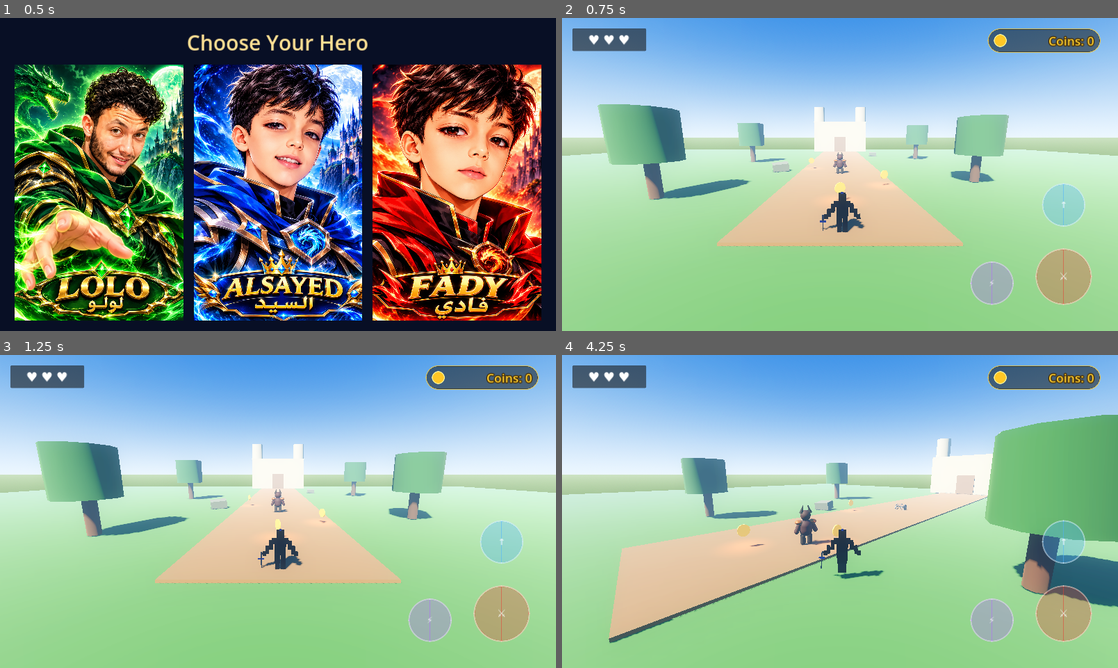
Above: before the commit, frames 1-4 (two rows, left to right).
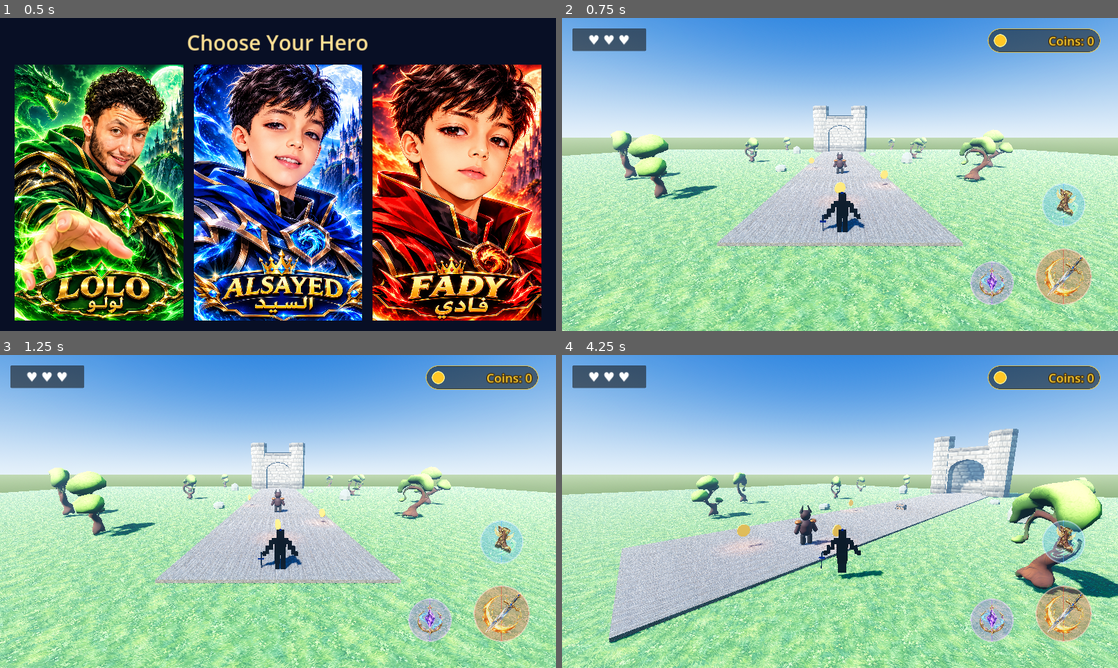
Above: after the commit, the same moments.

Repository: lolofadywaleed-hash/LostTreasureKingdom-Final
Game: Godot game, scene res://scenes/character_select.tscn
The game is run twice, just before and just after one commit, with the same random seed, the same clock (stepped at 60 frames per second) and the same inputs.
Inputs (mouse positions are in pixels of both pictures, inside the frame that each line leads up to):
- Up to frame 1 (0.5 s): no input
- Up to frame 2 (0.75 s): click (662, 193) at 0.5 s
- Up to frame 3 (1.25 s): no input
- Up to frame 4 (4.25 s): click (1062, 542) at 1.25 s; move the mouse to (962, 495) at 2.02 s; hold D (move_right) 2.03-2.75 s; tap Space (jump) at 2.1, 2.27, 2.57, 3.6 s; click (962, 495) at 2.17 s; drag from (728, 527) to (812, 574) at 2.77 s; move the mouse to (895, 442) at 3.52 s; hold D (move_right) from 3.53 s (still down); click (895, 442) at 3.67 s

Frame 1 is identical in both runs. In frame 2, 37% of the frame differs, in the area x 0-100%, y 27-100%; in frame 3, 37%; in frame 4, 44%, in the area x 0-100%, y 19-100%.

Commit message:
feat: add fantasy environment, mobile HUD and audio

Diff:
--- a/scenes/main.tscn
+++ b/scenes/main.tscn
@@ -9,6 +9,16 @@
 [ext_resource type="Script" path="res://scripts/player_health.gd" id="7_health"]
 [ext_resource type="Script" path="res://scripts/attack.gd" id="8_attack"]
 [ext_resource type="Script" path="res://scripts/enemy.gd" id="9_enemy"]
+[ext_resource type="Texture2D" path="res://assets/textures/forest_grass.png" id="10_grass"]
+[ext_resource type="Texture2D" path="res://assets/textures/ground-dirt-03/GroundDirt03_1K_BaseColor.png" id="11_dirt_base"]
+[ext_resource type="Texture2D" path="res://assets/textures/ground-dirt-03/GroundDirt03_1K_Normal.png" id="12_dirt_normal"]
+[ext_resource type="Texture2D" path="res://assets/textures/ground-dirt-03/GroundDirt03_1K_Roughness.png" id="13_dirt_roughness"]
+[ext_resource type="Script" path="res://scripts/environment_visuals.gd" id="14_environment_visuals"]
+[ext_resource type="Script" path="res://scripts/audio_manager.gd" id="15_audio_manager"]
+[ext_resource type="AudioStream" path="res://assets/audio/fantasy_adventure_bgm.mp3" id="16_bgm"]
+[ext_resource type="AudioStream" path="res://assets/audio/sword_hit.mp3" id="17_attack_sfx"]
+[ext_resource type="AudioStream" path="res://assets/audio/coin_pickup.mp3" id="18_coin_sfx"]
+[ext_resource type="AudioStream" path="res://assets/audio/arcane_skill.mp3" id="19_skill_sfx"]
 
 [sub_resource type="ProceduralSkyMaterial" id="ProceduralSkyMaterial"]
 sky_top_color = Color(0.11, 0.34, 0.68, 1)
@@ -26,23 +36,29 @@
 sky = SubResource("Sky")
 ambient_light_source = 3
 ambient_light_color = Color(0.78, 0.84, 0.96, 1)
-ambient_light_energy = 0.85
+ambient_light_energy = 0.95
 tonemap_mode = 3
 glow_enabled = true
-glow_intensity = 0.8
-glow_bloom = 0.2
+glow_intensity = 0.62
+glow_bloom = 0.12
 fog_enabled = true
 fog_light_color = Color(0.48, 0.62, 0.78, 1)
-fog_density = 0.01
+fog_density = 0.006
 ssao_enabled = false
 
 [sub_resource type="StandardMaterial3D" id="GrassMaterial"]
-albedo_color = Color(0.18, 0.43, 0.16, 1)
+albedo_texture = ExtResource("10_grass")
+roughness = 0.96
+uv1_scale = Vector3(16, 16, 1)
+
+[sub_resource type="StandardMaterial3D" id="PathMaterial"]
+albedo_texture = ExtResource("11_dirt_base")
+roughness_texture = ExtResource("13_dirt_roughness")
+normal_enabled = true
+normal_scale = 0.38
+normal_texture = ExtResource("12_dirt_normal")
 roughness = 1.0
-
-[sub_resource type="StandardMaterial3D" id="PathMaterial"]
-albedo_color = Color(0.48, 0.34, 0.2, 1)
-roughness = 1.0
+uv1_scale = Vector3(2, 16, 1)
 
 [sub_resource type="StandardMaterial3D" id="CastleMaterial"]
 albedo_color = Color(0.68, 0.65, 0.57, 1)
@@ -86,13 +102,13 @@
 
 [node name="DirectionalLight3D" type="DirectionalLight3D" parent="."]
 rotation = Vector3(-0.82, -0.48, 0)
-light_color = Color(1.0, 0.78, 0.48, 1)
-light_energy = 1.45
+light_color = Color(1.0, 0.86, 0.68, 1)
+light_energy = 1.25
 shadow_enabled = true
-directional_shadow_max_distance = 60.0
+directional_shadow_max_distance = 55.0
 directional_shadow_mode = 2
-light_angular_distance = 1.5
-shadow_blur = 1.2
+light_angular_distance = 2.4
+shadow_blur = 1.5
 
 [node name="GrassFloor" type="CSGBox3D" parent="."]
 position = Vector3(0, -0.55, 0)
@@ -109,11 +125,13 @@
 position = Vector3(0, 0, -39)
 
 [node name="CastleKeep" type="CSGBox3D" parent="Castle"]
+visible = false
 position = Vector3(0, 4, 0)
 size = Vector3(14, 8, 5)
 material = SubResource("CastleMaterial")
 
 [node name="WestTower" type="CSGCylinder3D" parent="Castle"]
+visible = false
 position = Vector3(-5.7, 6, 0)
 radius = 1.45
 height = 12
@@ -121,6 +139,7 @@
 material = SubResource("CastleMaterial")
 
 [node name="EastTower" type="CSGCylinder3D" parent="Castle"]
+visible = false
 position = Vector3(5.7, 6, 0)
 radius = 1.45
 height = 12
@@ -128,6 +147,7 @@
 material = SubResource("CastleMaterial")
 
 [node name="Gate" type="CSGBox3D" parent="Castle"]
+visible = false
 position = Vector3(0, 2, 2.58)
 size = Vector3(3.2, 4, 0.22)
 material = SubResource("PathMaterial")
@@ -138,6 +158,9 @@
 position = Vector3(0, 6, 0)
 shape = SubResource("CastleShape")
 
+[node name="EnvironmentVisuals" type="Node3D" parent="."]
+script = ExtResource("14_environment_visuals")
+
 [node name="Boundary" type="Node3D" parent="."]
 
 [node name="WallNorth" type="StaticBody3D" parent="Boundary"]
@@ -199,16 +222,37 @@
 
 [node name="MobileHUD" parent="." instance=ExtResource("2_hud")]
 
+[node name="AudioManager" type="Node" parent="."]
+script = ExtResource("15_audio_manager")
+
+[node name="Music" type="AudioStreamPlayer" parent="AudioManager"]
+stream = ExtResource("16_bgm")
+volume_db = -16.0
+
+[node name="AttackSFX" type="AudioStreamPlayer" parent="AudioManager"]
+stream = ExtResource("17_attack_sfx")
+volume_db = -5.0
+
+[node name="CoinSFX" type="AudioStreamPlayer" parent="AudioManager"]
+stream = ExtResource("18_coin_sfx")
+volume_db = -2.0
+
+[node name="SkillSFX" type="AudioStreamPlayer" parent="AudioManager"]
+stream = ExtResource("19_skill_sfx")
+volume_db = -8.0
+
 [node name="TreeWestNear" type="Node3D" parent="."]
 position = Vector3(-12, 0, 7)
 
 [node name="Trunk" type="CSGCylinder3D" parent="TreeWestNear"]
+visible = false
 position = Vector3(0, 1.6, 0)
 radius = 0.38
 height = 3.2
 material = SubResource("TrunkMaterial")
 
 [node name="Crown" type="CSGCylinder3D" parent="TreeWestNear"]
+visible = false
 position = Vector3(0, 4, 0)
 radius = 1.8
 height = 3.2
@@ -219,12 +263,14 @@
 position = Vector3(12, 0, 2)
 
 [node name="Trunk" type="CSGCylinder3D" parent="TreeEastNear"]
+visible = false
 position = Vector3(0, 1.6, 0)
 radius = 0.38
 height = 3.2
 material = SubResource("TrunkMaterial")
 
 [node name="Crown" type="CSGCylinder3D" parent="TreeEastNear"]
+visible = false
 position = Vector3(0, 4, 0)
 radius = 1.8
 height = 3.2
@@ -235,12 +281,14 @@
 position = Vector3(-14, 0, -13)
 
 [node name="Trunk" type="CSGCylinder3D" parent="TreeWestFar"]
+visible = false
 position = Vector3(0, 1.7, 0)
 radius = 0.4
 height = 3.4
 material = SubResource("TrunkMaterial")
 
 [node name="Crown" type="CSGCylinder3D" parent="TreeWestFar"]
+visible = false
 position = Vector3(0, 4.3, 0)
 radius = 1.9
 height = 3.4
@@ -251,12 +299,14 @@
 position = Vector3(14, 0, -18)
 
 [node name="Trunk" type="CSGCylinder3D" parent="TreeEastFar"]
+visible = false
 position = Vector3(0, 1.7, 0)
 radius = 0.4
 height = 3.4
 material = SubResource("TrunkMaterial")
 
 [node name="Crown" type="CSGCylinder3D" parent="TreeEastFar"]
+visible = false
 position = Vector3(0, 4.3, 0)
 radius = 1.9
 height = 3.4
@@ -264,12 +314,14 @@
 material = SubResource("LeafMaterial")
 
 [node name="RockWest" type="CSGBox3D" parent="."]
+visible = false
 position = Vector3(-7, 0.45, -4)
 rotation = Vector3(0.1, 0.35, 0.08)
 size = Vector3(1.8, 0.9, 1.35)
 material = SubResource("StoneMaterial")
 
 [node name="RockEast" type="CSGBox3D" parent="."]
+visible = false
 position = Vector3(7, 0.35, -24)
 rotation = Vector3(0.08, -0.2, -0.06)
 size = Vector3(1.5, 0.7, 1.2)
@@ -314,3 +366,6 @@
 
 [connection signal="coins_changed" from="Player" to="MobileHUD" method="update_coins"]
 [connection signal="jump_pressed" from="MobileHUD" to="Player" method="_on_jump_button_pressed"]
+[connection signal="attacked" from="Player" to="AudioManager" method="play_attack"]
+[connection signal="skill_used" from="Player" to="AudioManager" method="play_skill"]
+[connection signal="coins_changed" from="Player" to="AudioManager" method="on_coins_changed"]
--- a/scenes/mobile_hud.tscn
+++ b/scenes/mobile_hud.tscn
@@ -1,6 +1,9 @@
-[gd_scene load_steps=9 format=3]
+[gd_scene load_steps=12 format=3]
 
 [ext_resource type="Script" path="res://scripts/mobile_hud.gd" id="1_hud"]
+[ext_resource type="Texture2D" path="res://assets/ui/attack_icon.png" id="2_attack_icon"]
+[ext_resource type="Texture2D" path="res://assets/ui/jump_icon.png" id="3_jump_icon"]
+[ext_resource type="Texture2D" path="res://assets/ui/skill_icon.png" id="4_skill_icon"]
 
 [sub_resource type="StyleBoxFlat" id="BaseStyle"]
 bg_color = Color(1, 1, 1, 0.12)
@@ -180,6 +183,7 @@
 theme_override_styles/panel = SubResource("AttackStyle")
 
 [node name="Label" type="Label" parent="Root/AttackButton"]
+visible = false
 layout_mode = 1
 anchors_preset = 15
 anchor_right = 1.0
@@ -188,9 +192,25 @@
 grow_vertical = 2
 mouse_filter = 2
 theme_override_font_sizes/font_size = 24
-text = "⚔"
+text = ""
 horizontal_alignment = 1
 vertical_alignment = 1
+
+[node name="Icon" type="TextureRect" parent="Root/AttackButton"]
+layout_mode = 1
+anchors_preset = 15
+anchor_right = 1.0
+anchor_bottom = 1.0
+offset_left = 16.0
+offset_top = 16.0
+offset_right = -16.0
+offset_bottom = -16.0
+grow_horizontal = 2
+grow_vertical = 2
+mouse_filter = 2
+texture = ExtResource("2_attack_icon")
+expand_mode = 1
+stretch_mode = 5
 
 [node name="JumpButton" type="Button" parent="Root"]
 layout_mode = 1
@@ -213,6 +233,7 @@
 theme_override_styles/disabled = SubResource("JumpStyle")
 
 [node name="Label" type="Label" parent="Root/JumpButton"]
+visible = false
 layout_mode = 1
 anchors_preset = 15
 anchor_right = 1.0
@@ -221,9 +242,25 @@
 grow_vertical = 2
 mouse_filter = 2
 theme_override_font_sizes/font_size = 20
-text = "↑"
+text = ""
 horizontal_alignment = 1
 vertical_alignment = 1
+
+[node name="Icon" type="TextureRect" parent="Root/JumpButton"]
+layout_mode = 1
+anchors_preset = 15
+anchor_right = 1.0
+anchor_bottom = 1.0
+offset_left = 12.0
+offset_top = 12.0
+offset_right = -12.0
+offset_bottom = -12.0
+grow_horizontal = 2
+grow_vertical = 2
+mouse_filter = 2
+texture = ExtResource("3_jump_icon")
+expand_mode = 1
+stretch_mode = 5
 
 [node name="SkillButton" type="Panel" parent="Root"]
 layout_mode = 1
@@ -242,6 +279,7 @@
 theme_override_styles/panel = SubResource("SkillStyle")
 
 [node name="Label" type="Label" parent="Root/SkillButton"]
+visible = false
 layout_mode = 1
 anchors_preset = 15
 anchor_right = 1.0
@@ -250,8 +288,24 @@
 grow_vertical = 2
 mouse_filter = 2
 theme_override_font_sizes/font_size = 20
-text = "⚡"
+text = ""
 horizontal_alignment = 1
 vertical_alignment = 1
 
+[node name="Icon" type="TextureRect" parent="Root/SkillButton"]
+layout_mode = 1
+anchors_preset = 15
+anchor_right = 1.0
+anchor_bottom = 1.0
+offset_left = 12.0
+offset_top = 12.0
+offset_right = -12.0
+offset_bottom = -12.0
+grow_horizontal = 2
+grow_vertical = 2
+mouse_filter = 2
+texture = ExtResource("4_skill_icon")
+expand_mode = 1
+stretch_mode = 5
+
 [connection signal="pressed" from="Root/JumpButton" to="." method="_on_jump_button_pressed"]
--- /dev/null
+++ b/scripts/audio_manager.gd
@@ -0,0 +1,31 @@
+extends Node
+
+@onready var music_player: AudioStreamPlayer = $Music
+@onready var attack_player: AudioStreamPlayer = $AttackSFX
+@onready var coin_player: AudioStreamPlayer = $CoinSFX
+@onready var skill_player: AudioStreamPlayer = $SkillSFX
+
+
+func _ready() -> void:
+	if music_player.stream is AudioStreamMP3:
+		(music_player.stream as AudioStreamMP3).loop = true
+	music_player.play()
+
+
+func play_attack() -> void:
+	_play_one_shot(attack_player)
+
+
+func play_skill() -> void:
+	_play_one_shot(skill_player)
+
+
+func on_coins_changed(_total: int) -> void:
+	_play_one_shot(coin_player)
+
+
+func _play_one_shot(player: AudioStreamPlayer) -> void:
+	if player == null or player.stream == null:
+		return
+	player.stop()
+	player.play()
--- /dev/null
+++ b/scripts/environment_visuals.gd
@@ -0,0 +1,202 @@
+extends Node3D
+
+const TREE_MODEL_PATHS := [
+	"res://assets/models/opengameart-stylized-trees/tree-normal-1.obj",
+	"res://assets/models/opengameart-stylized-trees/tree-normal-2.obj",
+	"res://assets/models/opengameart-stylized-trees/tree-normal-3.obj",
+	"res://assets/models/opengameart-stylized-trees/tree-normal-4.obj",
+]
+const TREE_TEXTURE_PATHS := [
+	"res://assets/models/opengameart-stylized-trees/tree-normal-1.png",
+	"res://assets/models/opengameart-stylized-trees/tree-normal-2.png",
+	"res://assets/models/opengameart-stylized-trees/tree-normal-3.png",
+	"res://assets/models/opengameart-stylized-trees/tree-normal-4.png",
+]
+const CASTLE_TOWER_PATH := "res://assets/models/kenney-retro-fantasy-kit/Models/OBJ format/tower.obj"
+const CASTLE_GATE_PATH := "res://assets/models/kenney-retro-fantasy-kit/Models/OBJ format/wall-fortified-gate.obj"
+const CASTLE_WALL_PATH := "res://assets/models/kenney-retro-fantasy-kit/Models/OBJ format/wall-fortified.obj"
+const ROCK_PACK_PATHS := [
+	"res://assets/models/lokit-elf-village/Elf_Village_Free/FBX/Environment/Rock_01.fbx",
+	"res://assets/models/lokit-elf-village/Elf_Village_Free/FBX/Environment/Boulder_01.fbx",
+]
+
+const TREE_LAYOUT := [
+	{"name": "TreeWestNear", "model": 0, "position": Vector3(-12.0, 0.0, 7.0), "scale": 1.8},
+	{"name": "TreeEastNear", "model": 1, "position": Vector3(12.0, 0.0, 2.0), "scale": 2.0},
+	{"name": "TreeWestFar", "model": 2, "position": Vector3(-14.0, 0.0, -13.0), "scale": 2.1},
+	{"name": "TreeEastFar", "model": 3, "position": Vector3(14.0, 0.0, -18.0), "scale": 2.0},
+	{"name": "TreeWestOuter", "model": 1, "position": Vector3(-20.0, 0.0, 1.0), "scale": 2.25},
+	{"name": "TreeEastOuter", "model": 0, "position": Vector3(20.0, 0.0, -7.0), "scale": 2.15},
+	{"name": "TreeWestRidge", "model": 3, "position": Vector3(-20.0, 0.0, -27.0), "scale": 1.95},
+	{"name": "TreeEastRidge", "model": 2, "position": Vector3(20.0, 0.0, -31.0), "scale": 2.15},
+	{"name": "TreeWestCastle", "model": 0, "position": Vector3(-16.0, 0.0, -42.0), "scale": 1.8},
+	{"name": "TreeEastCastle", "model": 1, "position": Vector3(16.0, 0.0, -44.0), "scale": 1.85},
+]
+
+const ROCK_LAYOUT := [
+	{"name": "RockWest", "model": 0, "position": Vector3(-7.0, 0.0, -4.0), "scale": 2.8},
+	{"name": "RockEast", "model": 0, "position": Vector3(7.0, 0.0, -24.0), "scale": 2.7},
+	{"name": "BoulderWest", "model": 1, "position": Vector3(-10.5, 0.0, -30.0), "scale": 0.9},
+	{"name": "BoulderEast", "model": 1, "position": Vector3(10.5, 0.0, -12.0), "scale": 0.82},
+]
+
+
+func _ready() -> void:
+	_build_castle()
+	_build_trees()
+	_build_rocks()
+
+
+func _build_castle() -> void:
+	var castle := get_parent().get_node_or_null("Castle") as Node3D
+	if castle == null:
+		push_error("EnvironmentVisuals could not find the Castle node.")
+		return
+
+	var tower := load(CASTLE_TOWER_PATH) as Mesh
+	var gate := load(CASTLE_GATE_PATH) as Mesh
+	var wall := load(CASTLE_WALL_PATH) as Mesh
+	if tower == null or gate == null or wall == null:
+		push_error("A licensed Kenney castle mesh failed to load.")
+		return
+
+	_add_castle_mesh(castle, "Gatehouse", gate, Vector3(0.0, 0.0, 1.6), Vector3(13.0, 9.5, 3.2))
+	_add_castle_mesh(castle, "RearWall", wall, Vector3(0.0, 0.0, -2.2), Vector3(13.0, 9.5, 2.4))
+	_add_castle_mesh(castle, "WestWall", wall, Vector3(-5.4, 0.0, -0.2), Vector3(4.0, 9.5, 2.4), PI * 0.5)
+	_add_castle_mesh(castle, "EastWall", wall, Vector3(5.4, 0.0, -0.2), Vector3(4.0, 9.5, 2.4), PI * 0.5)
+	_add_castle_mesh(castle, "WestTowerVisual", tower, Vector3(-5.1, 0.0, 1.8), Vector3(4.3, 12.0, 4.3))
+	_add_castle_mesh(castle, "EastTowerVisual", tower, Vector3(5.1, 0.0, 1.8), Vector3(4.3, 12.0, 4.3))
+	_add_castle_mesh(castle, "WestRearTowerVisual", tower, Vector3(-5.1, 0.0, -3.0), Vector3(3.3, 10.0, 3.3))
+	_add_castle_mesh(castle, "EastRearTowerVisual", tower, Vector3(5.1, 0.0, -3.0), Vector3(3.3, 10.0, 3.3))
+
+	if castle.get_node_or_null("CastleCollision/CollisionShape3D") == null:
+		push_error("Castle mesh is missing its StaticBody3D CollisionShape3D.")
+
+
+func _add_castle_mesh(parent: Node3D, node_name: String, mesh: Mesh, local_position: Vector3, local_scale: Vector3, yaw: float = 0.0) -> void:
+	var instance := MeshInstance3D.new()
+	instance.name = node_name
+	instance.mesh = mesh
+	instance.position = local_position
+	instance.scale = local_scale
+	instance.rotation.y = yaw
+	instance.cast_shadow = GeometryInstance3D.SHADOW_CASTING_SETTING_ON
+	parent.add_child(instance)
+
+
+func _build_trees() -> void:
+	var tree_meshes: Array[Mesh] = []
+	var tree_materials: Array[Material] = []
+	for index in range(TREE_MODEL_PATHS.size()):
+		var mesh := load(TREE_MODEL_PATHS[index]) as Mesh
+		var texture := load(TREE_TEXTURE_PATHS[index]) as Texture2D
+		if mesh == null or texture == null:
+			push_error("Stylized tree resource %d failed to load." % index)
+			return
+		var material := StandardMaterial3D.new()
+		material.albedo_texture = texture
+		material.roughness = 0.9
+		material.cull_mode = BaseMaterial3D.CULL_DISABLED
+		tree_meshes.append(mesh)
+		tree_materials.append(material)
+
+	for item in TREE_LAYOUT:
+		var model_index: int = item["model"]
+		var uniform_scale: float = item["scale"]
+		var mesh: Mesh = tree_meshes[model_index]
+		var bounds := mesh.get_aabb()
+		var body := StaticBody3D.new()
+		body.name = item["name"]
+		body.position = item["position"]
+		body.collision_layer = 1
+		body.collision_mask = 0
+		add_child(body)
+
+		var visual := MeshInstance3D.new()
+		visual.name = "Visual"
+		visual.mesh = mesh
+		visual.material_override = tree_materials[model_index]
+		visual.scale = Vector3.ONE * uniform_scale
+		visual.position = Vector3(
+			-(bounds.position.x + bounds.size.x * 0.5) * uniform_scale,
+			-bounds.position.y * uniform_scale,
+			-(bounds.position.z + bounds.size.z * 0.5) * uniform_scale
+		)
+		body.add_child(visual)
+
+		var collider := CollisionShape3D.new()
+		collider.name = "TrunkCollision"
+		var trunk := CylinderShape3D.new()
+		trunk.radius = 0.28 * uniform_scale
+		trunk.height = 1.45 * uniform_scale
+		collider.shape = trunk
+		collider.position.y = trunk.height * 0.5
+		body.add_child(collider)
+
+
+func _build_rocks() -> void:
+	var rock_scenes: Array[PackedScene] = []
+	for path in ROCK_PACK_PATHS:
+		var packed := load(path) as PackedScene
+		if packed == null:
+			push_error("A licensed LOKIT rock model failed to load: " + path)
+			return
+		rock_scenes.append(packed)
+
+	for item in ROCK_LAYOUT:
+		var model_index: int = item["model"]
+		var uniform_scale: float = item["scale"]
+		var body := StaticBody3D.new()
+		body.name = item["name"]
+		body.position = item["position"]
+		body.collision_layer = 1
+		body.collision_mask = 0
+		add_child(body)
+
+		var instance := rock_scenes[model_index].instantiate() as Node3D
+		instance.name = "Visual"
+		instance.scale = Vector3.ONE * uniform_scale
+		var local_bounds := _combined_mesh_aabb(instance)
+		instance.position.y = -local_bounds.position.y * uniform_scale
+		body.add_child(instance)
+
+		var collider := CollisionShape3D.new()
+		collider.name = "RockCollision"
+		var shape := BoxShape3D.new()
+		shape.size = Vector3(
+			maxf(0.55, local_bounds.size.x * uniform_scale),
+			maxf(0.5, local_bounds.size.y * uniform_scale),
+			maxf(0.55, local_bounds.size.z * uniform_scale)
+		)
+		collider.shape = shape
+		collider.position = Vector3(
+			(local_bounds.position.x + local_bounds.size.x * 0.5) * uniform_scale,
+			shape.size.y * 0.5,
+			(local_bounds.position.z + local_bounds.size.z * 0.5) * uniform_scale
+		)
+		body.add_child(collider)
+
+
+func _combined_mesh_aabb(node: Node) -> AABB:
+	var result := AABB()
+	var found := false
+	for child in node.get_children():
+		if child is MeshInstance3D and child.mesh != null:
+			var child_bounds: AABB = child.transform * child.mesh.get_aabb()
+			if found:
+				result = result.merge(child_bounds)
+			else:
+				result = child_bounds
+				found = true
+			var nested := _combined_mesh_aabb(child)
+			if nested.size != Vector3.ZERO:
+				result = result.merge(child.transform * nested)
+		else:
+			var nested_bounds := _combined_mesh_aabb(child)
+			if nested_bounds.size != Vector3.ZERO:
+				if found:
+					result = result.merge(nested_bounds)
+				else:
+					result = nested_bounds
+					found = true
+	return result
Not shown, added: assets/audio/arcane_skill.mp3.import
Not shown, added: assets/audio/coin_pickup.mp3.import
Not shown, added: assets/audio/fantasy_adventure_bgm.mp3.import
Not shown, added: assets/audio/sword_hit.mp3.import
Not shown, added: assets/models/kenney-retro-fantasy-kit/License.txt
Binary file added: assets/models/kenney-retro-fantasy-kit/Models/OBJ format/Textures/cobblestone.png
Not shown, added: assets/models/kenney-retro-fantasy-kit/Models/OBJ format/Textures/cobblestone.png.import
Binary file added: assets/models/kenney-retro-fantasy-kit/Models/OBJ format/Textures/cobblestoneAlternative.png
Not shown, added: assets/models/kenney-retro-fantasy-kit/Models/OBJ format/Textures/cobblestoneAlternative.png.import
Binary file added: assets/models/kenney-retro-fantasy-kit/Models/OBJ format/Textures/planks.png
Not shown, added: assets/models/kenney-retro-fantasy-kit/Models/OBJ format/Textures/planks.png.import
Not shown, added: assets/models/kenney-retro-fantasy-kit/Models/OBJ format/tower.mtl
(and 52 more such lines)
